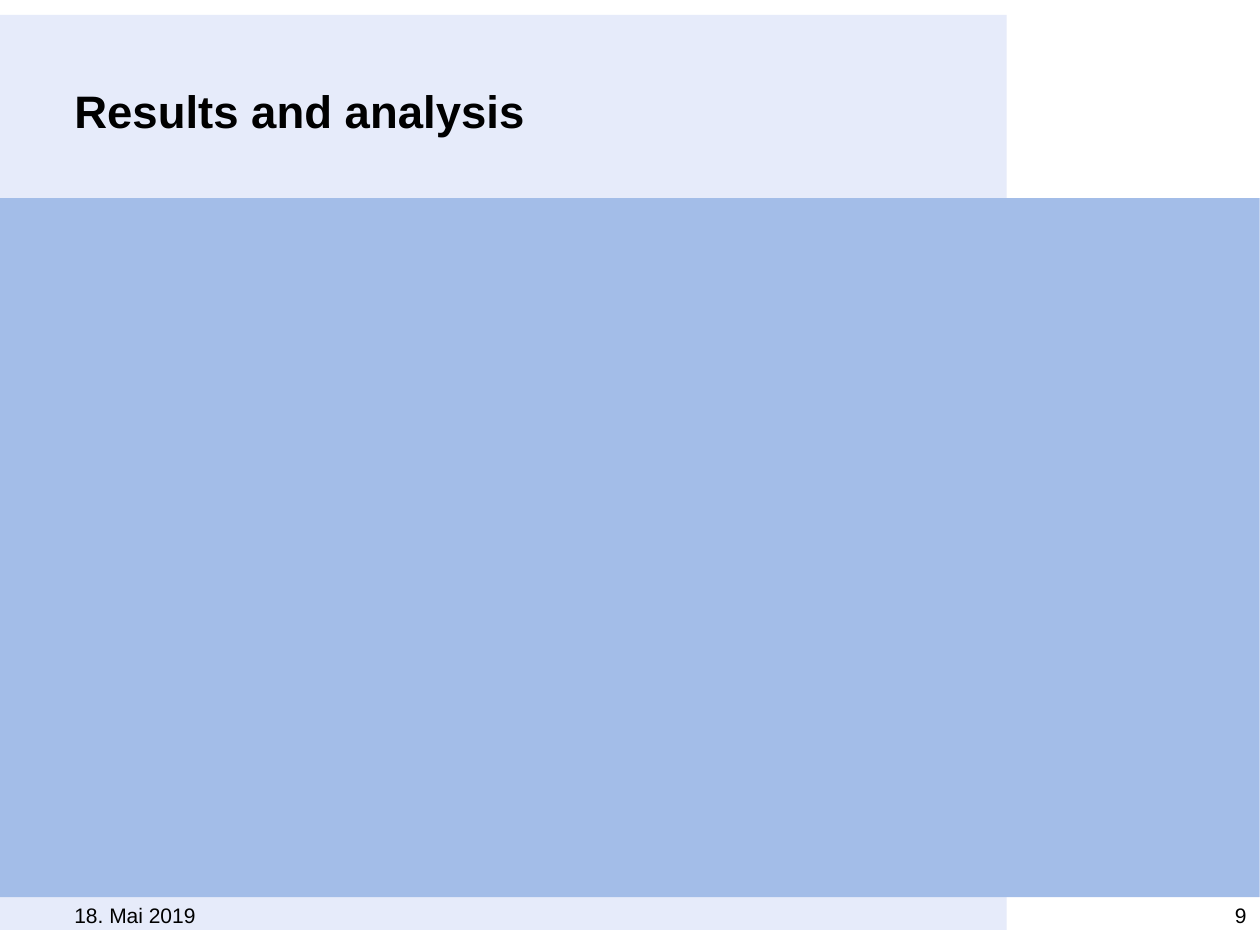
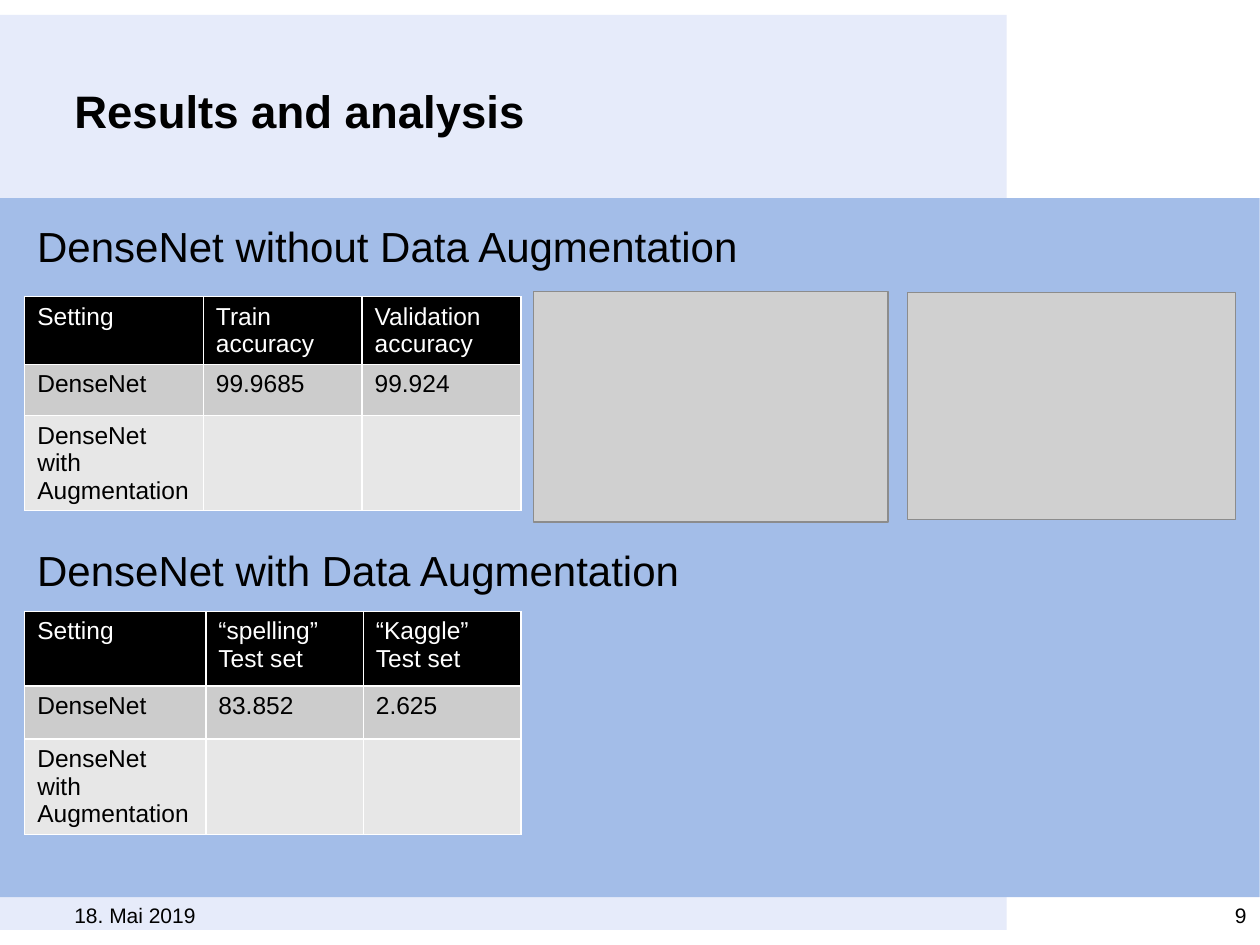
Before and after one commit to MeiLing90/ATML19_Group3A, a slide deck: slide 9 of ATML_presentation.pptx. Drawn at 1260x945 pixels with LibreOffice and Linux fonts; fonts in the diff are those of the drawing; grey boxes stand for pictures; background and template pictures are left out. Boxes give left, top, right and bottom in pixels: in the first picture for what was removed or moved away, otherwise in the second. Text is boxed around its words. In the diff, an @@ line names an element or a change of style, - is before the commit and + after.

Commit message:
added presentation slides

```diff
--- a/ATML_presentation.pptx
+++ b/ATML_presentation.pptx
@@ text added at [37,231,737,271], 24 pt, text #000000 @@
+DenseNet without Data Augmentation
@@ table added at [25,296,522,519], 3 rows, 3 columns @@
+Setting | Train accuracy | Validation accuracy
+DenseNet | 99.9685 | 99.924
+DenseNet with Augmentation |  | 
@@ picture added at [533,291,887,522] @@
@@ picture added at [907,292,1235,520] @@
@@ text added at [37,555,679,594], 24 pt, text #000000 @@
+DenseNet with Data Augmentation
@@ table added at [25,611,522,839], 3 rows, 3 columns @@
+Setting | “spelling” / Test set | “Kaggle” / Test set
+DenseNet | 83.852 | 2.625
+DenseNet with Augmentation |  | 
```
Also in this commit, not shown: 1 other slide changed.
